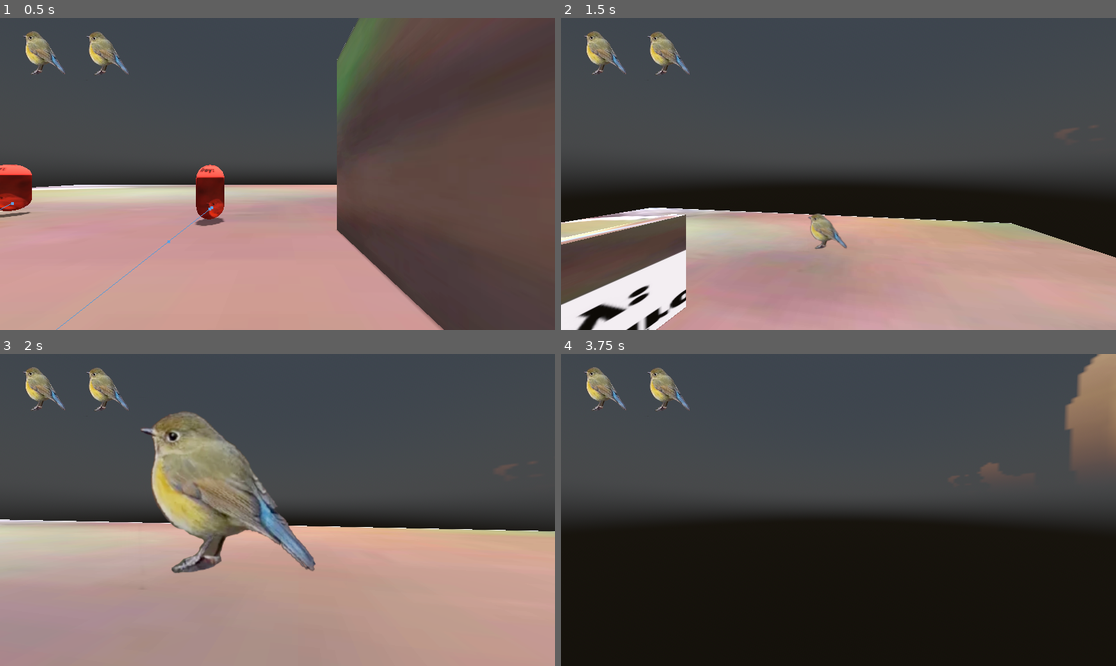
Above: before the commit, frames 1-4 (two rows, left to right).
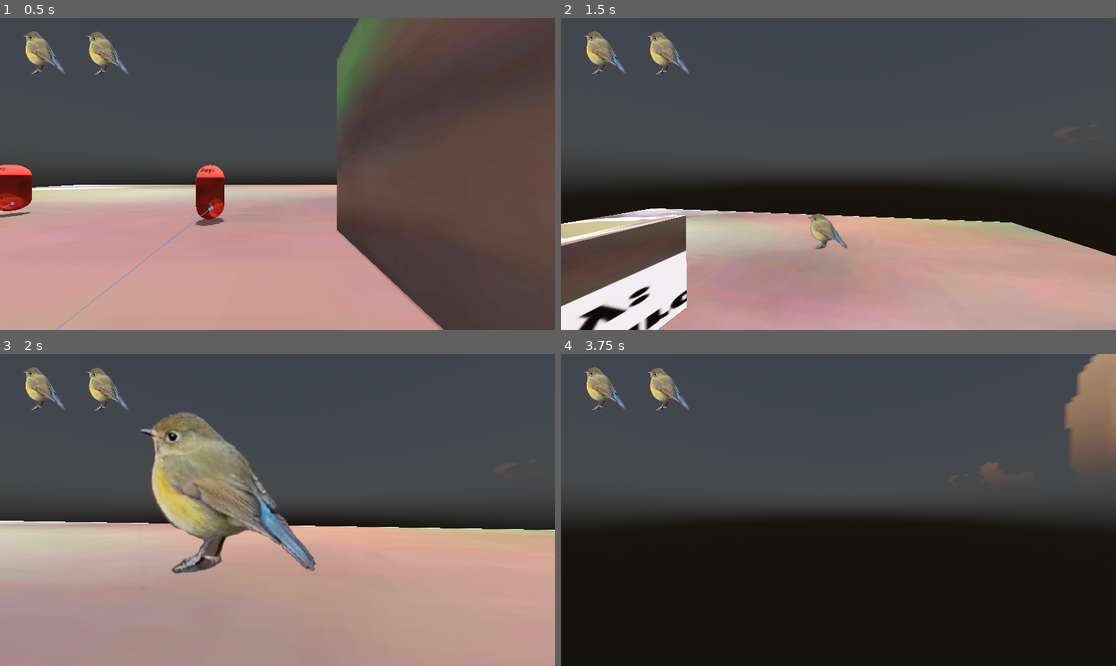
Above: after the commit, the same moments.

Repository: ihaveapatricklmao/TROY
Game: Godot game, scene res://World.tscn
Two runs of this game, one before a commit and one after it. Both use one fixed random seed, a clock stepped at 60 frames per second and the inputs below. The engine's default icon, where the game draws it, is replaced by a stand-in: a white triangle on a blue panel in a dark square.
Inputs (mouse positions are in pixels of both pictures, inside the frame that each line leads up to):
- Up to frame 1 (0.5 s): no input
- Up to frame 2 (1.5 s): tap Enter (ui_accept) at 0.5, 0.77 s; move the mouse to (960, 158) at 0.52 s; hold D (moveright) 0.53-1.28 s; tap Shift (dash) at 0.6, 1.35 s; move the mouse to (810, 174) at 1.27 s; hold W (moveup) from 1.28 s (still down)
- Up to frame 3 (2 s): keep holding W (moveup); tap Enter (ui_accept) at 1.52 s
- Up to frame 4 (3.75 s): keep holding W (moveup); move the mouse to (849, 503) at 2.02 s; tap Shift (dash) at 2.1, 2.85, 3.6 s; tap Enter (ui_accept) at 2.75, 3.02, 3.5 s; move the mouse to (832, 516) at 2.77 s; move the mouse to (877, 513) at 3.52 s

Frame 1 is identical in both runs. In frame 2, 1.5% of the frame differs, in the area x 0-100%, y 60-100%; in frame 3, 0.5%; in frame 4, less than 0.1%.

Commit message:
cam

Diff:
--- a/whatdafreak/Player.gd
+++ b/whatdafreak/Player.gd
@@ -6,7 +6,7 @@
 # cam vars
 @onready var Head = $Head
 @onready var Cam = $Head/Camera3D
-var cam_tilt_power = 1.3
+var cam_tilt_power = 1
 
 var min_cam_angle : float = -90.0
 var max_cam_angle : float = 90.0
@@ -57,6 +57,9 @@
 		if Cam.rotation.z < 0:
 			Cam.rotate_z(deg_to_rad(cam_tilt_power * 0.5))
 
+
+
+
 	Cam.rotation.z = clamp(Cam.rotation.z , -0.05, 0.05)
 
 	# dash
@@ -93,6 +96,5 @@
 
 
 func _on_jump_timer_timeout():
-	print("can double jump now")
 	if is_on_floor():
 		jumps_left = 2
